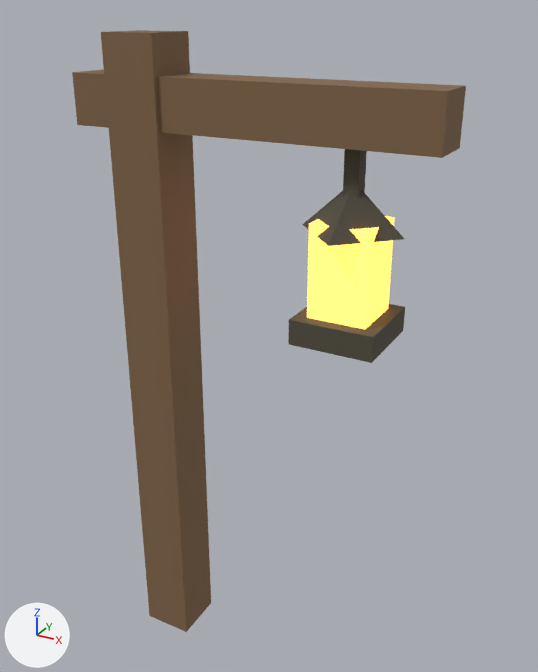
Renders of the glTF model public/models/lantern.glb from each side of a commit.
Camera for both pictures: a 50 mm lens placed at (2.25, -2.93, 3.49), pointed at (0.56, 0.14, 1.96). The axes (+X, +Y, +Z) are drawn at lower left. The lights are the same throughout. The picture after the commit comes second. Vertices at exactly the same position are counted once.

Names of what the first picture shows: 'Hanger', 'Light', 'Post'.
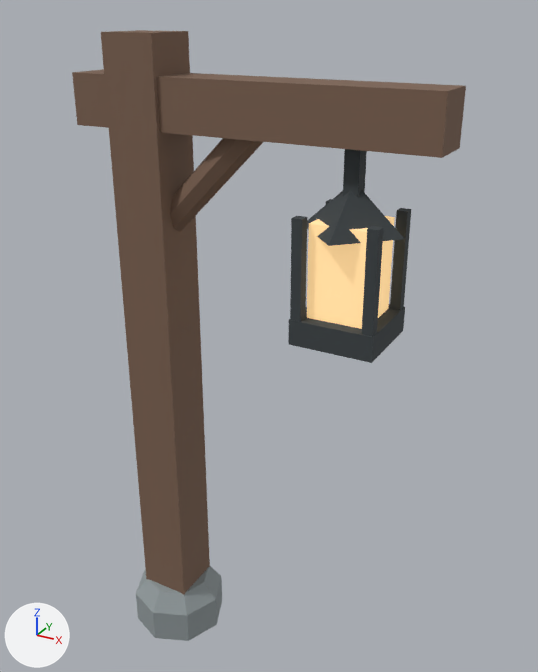
Changed parts and their boxes (x1, y1, x2, y2) in the pictures (538 x 672 px):
```json
{"object": "Post", "change": "reshaped", "before": [72, 30, 466, 632], "after": [72, 30, 466, 595], "on screen": "6% shorter"}
{"object": "Hanger", "change": "reshaped", "before": [288, 149, 405, 363], "after": [288, 149, 411, 363]}
{"object": "Light", "change": "recoloured, surface changed", "before": [307, 216, 395, 329], "after": [307, 216, 395, 329]}
{"object": "Post stone footing", "change": "added", "after": [136, 566, 222, 641]}
{"part": 1, "of": "me_cube_011", "change": "added", "after": [170, 138, 263, 232], "on screen": "brown"}
{"part": 2, "of": "me_cube_013", "change": "added", "after": [290, 216, 307, 322]}
{"part": 3, "of": "me_cube_013", "change": "added", "after": [362, 226, 384, 337]}
{"part": 4, "of": "me_cube_013", "change": "added", "after": [390, 208, 411, 310]}
```

Scene script edits in JSON lines:
```json
{"op": "set", "path": "mat_warm_glass.emission_color", "old": "(1.0, 0.46, 0.08)", "new": "(0.64, 0.416, 0.184)", "note": "orange #ffb550 -> brown #d1ad77"}
{"op": "set", "path": "mat_warm_glass.emission_strength", "old": "2.0", "new": "1.0"}
{"op": "add", "block": "mat_wardstone", "code": ["mat_wardstone = principled_material('Wardstone')", "mat_wardstone.base_color = (0.28, 0.32, 0.33)  # grey #90999b", "mat_wardstone.roughness = 0.85"]}
{"block": "me_cube_011", "where": "# used by ob_post; location = (0.0, 0.0, 1.7)"}
{"op": "remove", "block": "me_cube_011", "code": "me_cube_011.from_pydata(...)  # 16 vertices, 24 faces; spans x -0.35..1.45, y -0.14..0.14, z -1.7..1.7"}
{"op": "add", "block": "me_cube_011", "code": "me_cube_011.from_pydata(...)  # 32 vertices, 52 faces; spans x -0.35..1.45, y -0.14..0.14, z -1.7..1.7"}
{"block": "me_cube_011", "change": "me_cube_011 part 1: a new loose piece of 16 vertices spanning x 0.0..0.7, y -0.08..0.08, z 0.75..1.45, in mat_old_timber (brown #7c6150)"}
{"block": "me_cube_013", "where": "# used by ob_hanger; location = (1.05, 0.0, 2.83)"}
{"op": "remove", "block": "me_cube_013", "code": "me_cube_013.from_pydata(...)  # 21 vertices, 30 faces; spans x -0.24..0.24, y -0.24..0.24, z -0.72..0.28"}
{"op": "add", "block": "me_cube_013", "code": "me_cube_013.from_pydata(...)  # 53 vertices, 78 faces; spans x -0.24..0.24, y -0.24..0.24, z -0.72..0.28"}
{"block": "me_cube_013", "change": "me_cube_013 part 2: a new loose piece, a box spanning x -0.195..-0.145, y -0.195..-0.145, z -0.64..-0.14, in mat_lantern_iron (dark grey #3c4245)"}
{"block": "me_cube_013", "change": "me_cube_013 part 3: a new loose piece, a box spanning x 0.145..0.195, y -0.195..-0.145, z -0.64..-0.14, in mat_lantern_iron (dark grey #3c4245)"}
{"block": "me_cube_013", "change": "me_cube_013 part 4: a new loose piece, a box spanning x 0.145..0.195, y 0.145..0.195, z -0.64..-0.14, in mat_lantern_iron (dark grey #3c4245)"}
{"block": "me_cube_013", "change": "other edits to the shape of me_cube_013 do not show in these pictures"}
{"op": "add", "block": "me_post_stone_footing", "code": ["me_post_stone_footing = bpy.data.meshes.new('Post stone footing')", "me_post_stone_footing.from_pydata(...)  # 24 vertices, 44 faces; spans x -0.27..0.27, y -0.27..0.27, z 0.0..0.3", "me_post_stone_footing.materials.append(mat_wardstone)  # grey #90999b"]}
{"op": "add", "block": "ob_post_stone_footing", "code": ["ob_post_stone_footing = bpy.data.objects.new('Post stone footing', me_post_stone_footing)", "ob_post_stone_footing.location = (0.0, 0.0, 0.0)"]}
```
